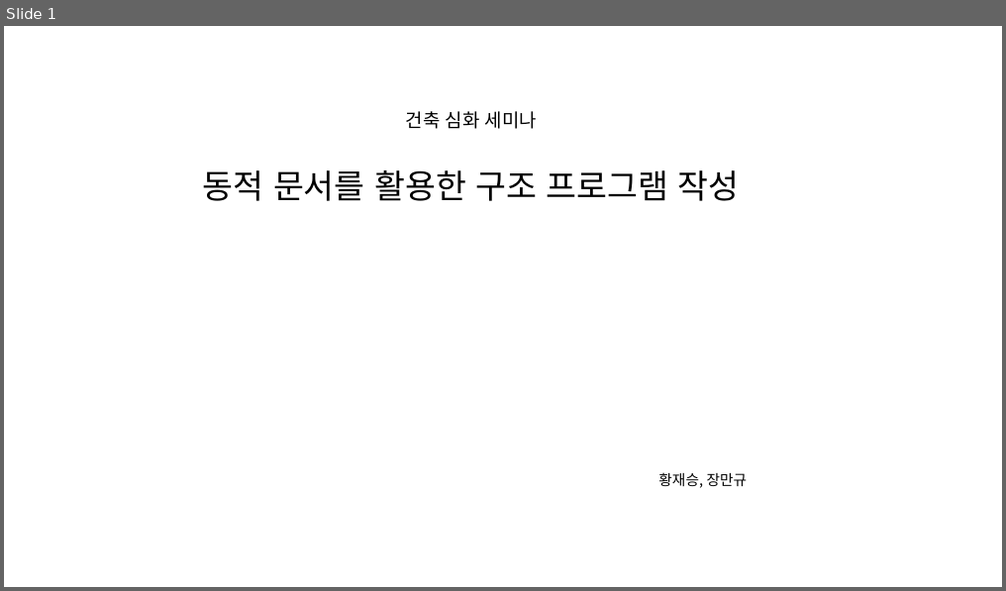
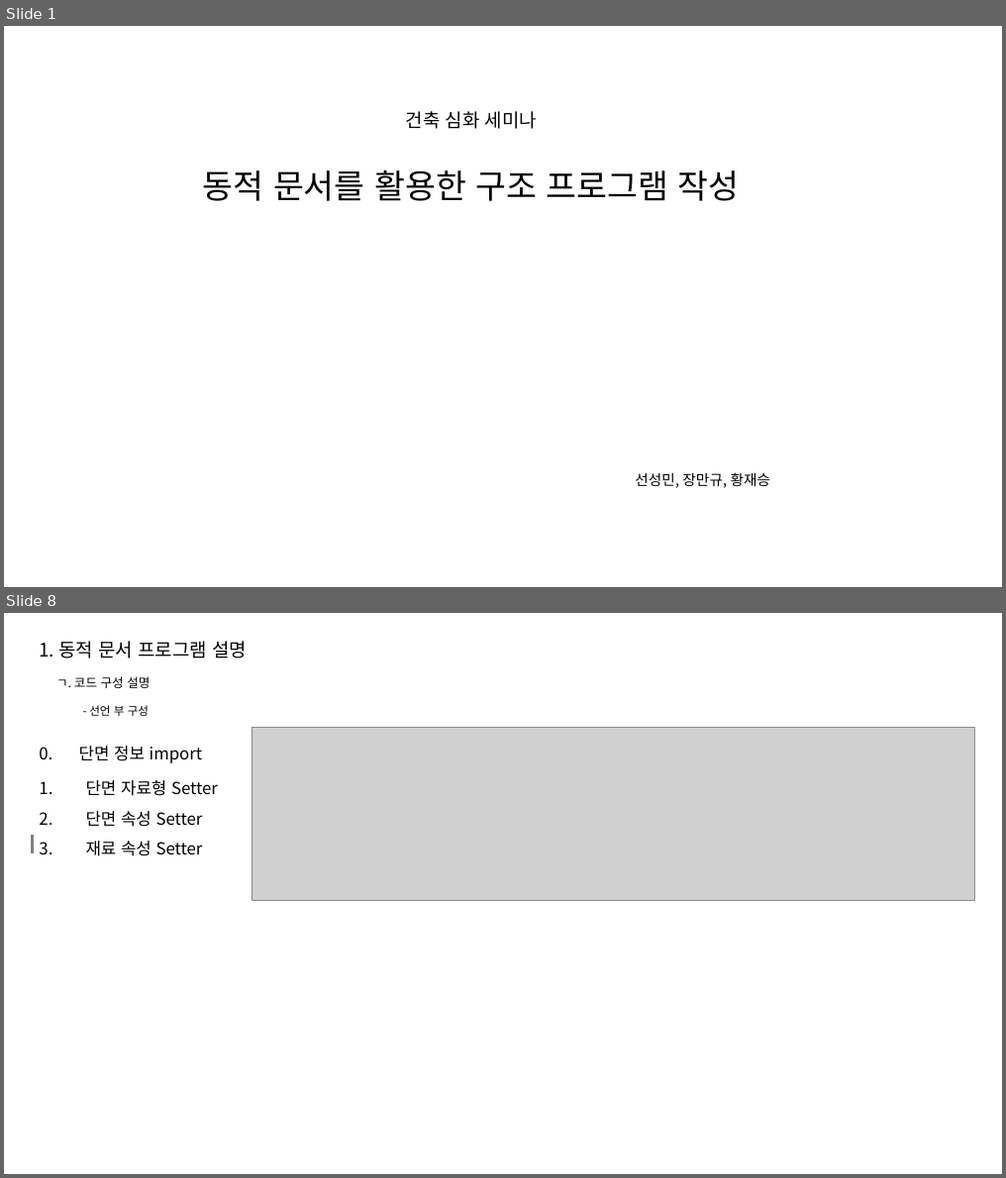
Before and after one commit to hnanmal/mkcljpt_volume, a slide deck: documentum/건축심화세미나(2022)/최종발표/4. 동적문서를 활용한 구조프로그램 작성 - 장만규 매니저, 황재승 매니저/동적문서를 활용한 구조프로그램 작성_발표용.pptx. Shown one above the other, each under a label of ours: slide 1 before the commit, slides 1 and 8 after it; the slides between them are not shown. The pictures are 1006x591 and 1006x1178 pixels, drawn with LibreOffice and Linux fonts; fonts in the diff are those of the drawing; grey boxes stand for pictures. Boxes give left, top, right and bottom in pixels: in the first picture for what was removed or moved away, otherwise in the second. Text is boxed around its words. In the diff, an @@ line names an element or a change of style, - is before the commit and + after.

```diff
--- a/documentum/건축심화세미나(2022)/최종발표/4. 동적문서를 활용한 구조프로그램 작성 - 장만규 매니저, 황재승 매니저/동적문서를 활용한 구조프로그램 작성_발표용.pptx
+++ b/documentum/건축심화세미나(2022)/최종발표/4. 동적문서를 활용한 구조프로그램 작성 - 장만규 매니저, 황재승 매니저/동적문서를 활용한 구조프로그램 작성_발표용.pptx
@@ slide 8 added at (x1=4, y1=613, x2=1002, y2=1174), background #FFFFFF @@
@@ text added at (x1=39, y1=641, x2=247, y2=659), 18 pt, text #000000 @@
+1. 동적 문서 프로그램 설명
@@ text added at (x1=56, y1=676, x2=150, y2=688), 12 pt, text #000000 @@
+ㄱ. 코드 구성 설명
@@ text added at (x1=89, y1=705, x2=149, y2=716), 11 pt, text #000000 @@
+- 선언 부 구성
@@ picture added at (x1=252, y1=728, x2=975, y2=900) @@
@@ text added at (x1=39, y1=746, x2=202, y2=763), 16 pt, text #000000 @@
+0. 단면 정보 import
@@ text added at (x1=86, y1=780, x2=218, y2=857), 16 pt, text #000000 @@
+1. 단면 자료형 Setter
+2. 단면 속성 Setter
+3. 재료 속성 Setter
@@ line added from (33, 836) to (33, 854), #808080 2.75 pt @@
@@ slide 1 changed as well @@
@@ text at (x1=635, y1=472, x2=771, y2=488): text changed @@
-황재승, 장만규
+선성민, 장만규, 황재승
```
Also in this commit, not shown: 1 other slide changed, 30 other slides added, 5 slides removed, 2 other files.
